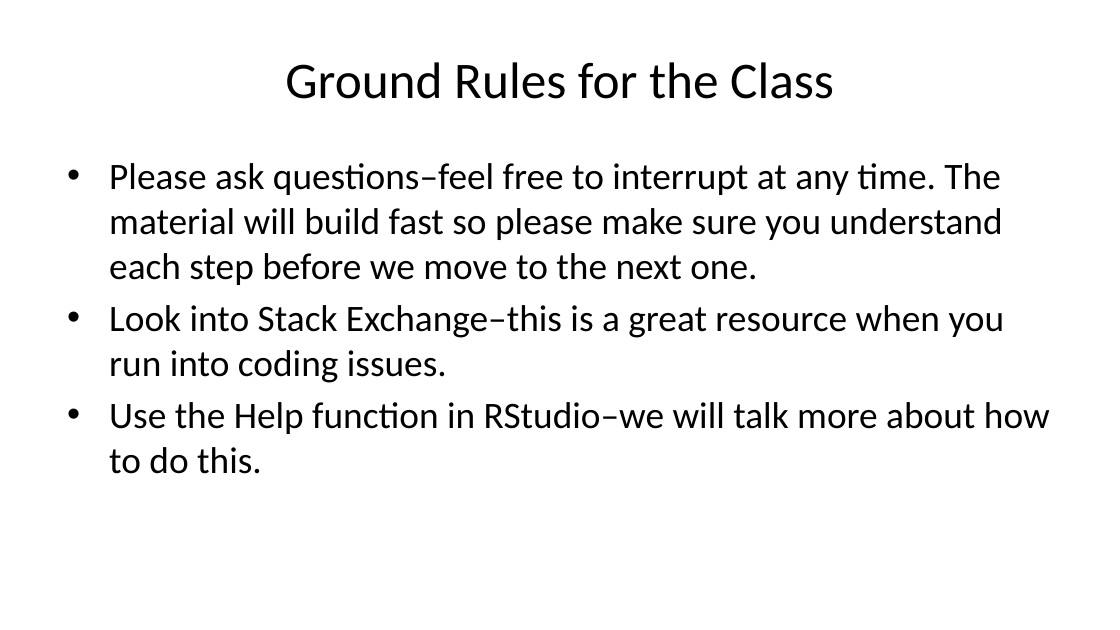
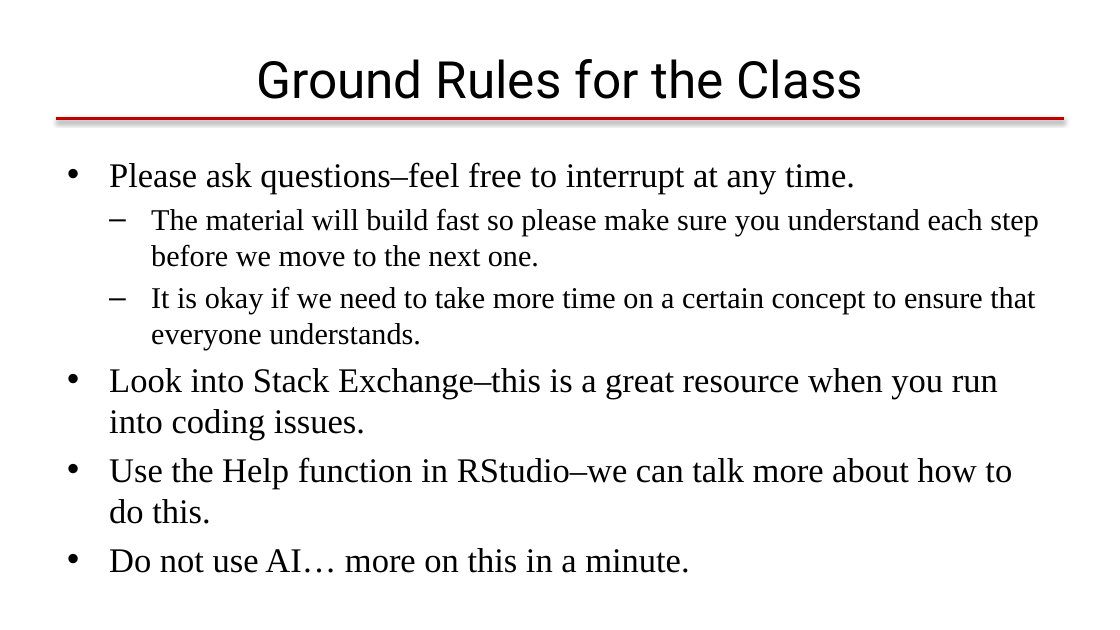
Before and after one commit to taylor-hill23/summer-ri-workshop-quarto, a slide deck: slide 4 of materials/class-slides-day-1-powerpoint.pptx. Drawn at 1120x630 pixels with LibreOffice and Linux fonts; fonts in the diff are those of the drawing. Boxes give left, top, right and bottom in pixels: in the first picture for what was removed or moved away, otherwise in the second. Text is boxed around its words. In the diff, an @@ line names an element or a change of style, - is before the commit and + after.

```diff
--- a/materials/class-slides-day-1-powerpoint.pptx
+++ b/materials/class-slides-day-1-powerpoint.pptx
@@ title "Ground Rules for the Class" at (x1=256, y1=59, x2=863, y2=99): font Calibri to Roboto @@
@@ line added from (56, 119) to (1064, 119), #C00000 2 pt @@
@@ text at (x1=109, y1=162, x2=1039, y2=350): text changed; size 24 to 19.4 pt; font Calibri to Times New Roman @@
-• Please ask questions–feel free to interrupt at any time. The material will build fast so please make sure you understand each step before we move to the next one.
+• Please ask questions–feel free to interrupt at any time.
+  – The material will build fast so please make sure you understand each step before we move to the next one.
+  – It is okay if we need to take more time on a certain concept to ensure that everyone understands.
@@ text at (x1=109, y1=368, x2=998, y2=440): size 24 to 22.2 pt, font Calibri to Times New Roman in "Look into Stack Exchange–this is a great ..." @@
@@ text at (x1=109, y1=457, x2=1012, y2=573): text changed; size 24 to 22.2 pt; font Calibri to Times New Roman @@
-• Use the Help function in RStudio–we will talk more about how to do this.
+• Use the Help function in RStudio–we can talk more about how to do this.
+• Do not use AI… more on this in a minute.
```
Also in this commit, not shown: 42 other slides changed, 21 slides added, 25 slides removed.
